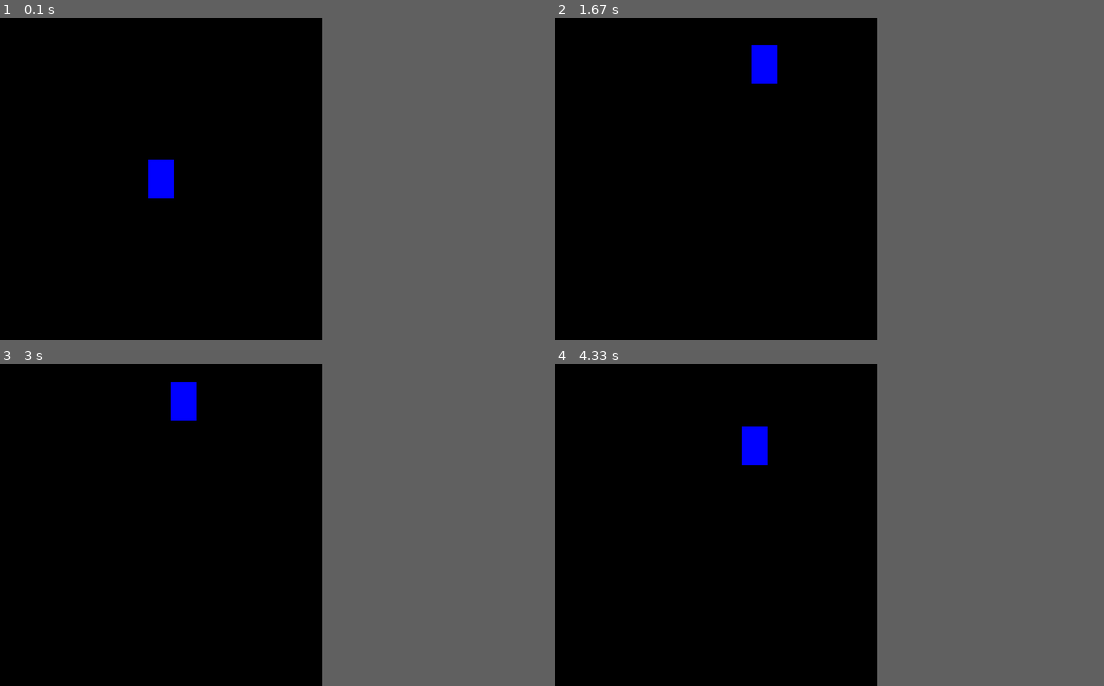
Above: before the commit, frames 1-4 (two rows, left to right).
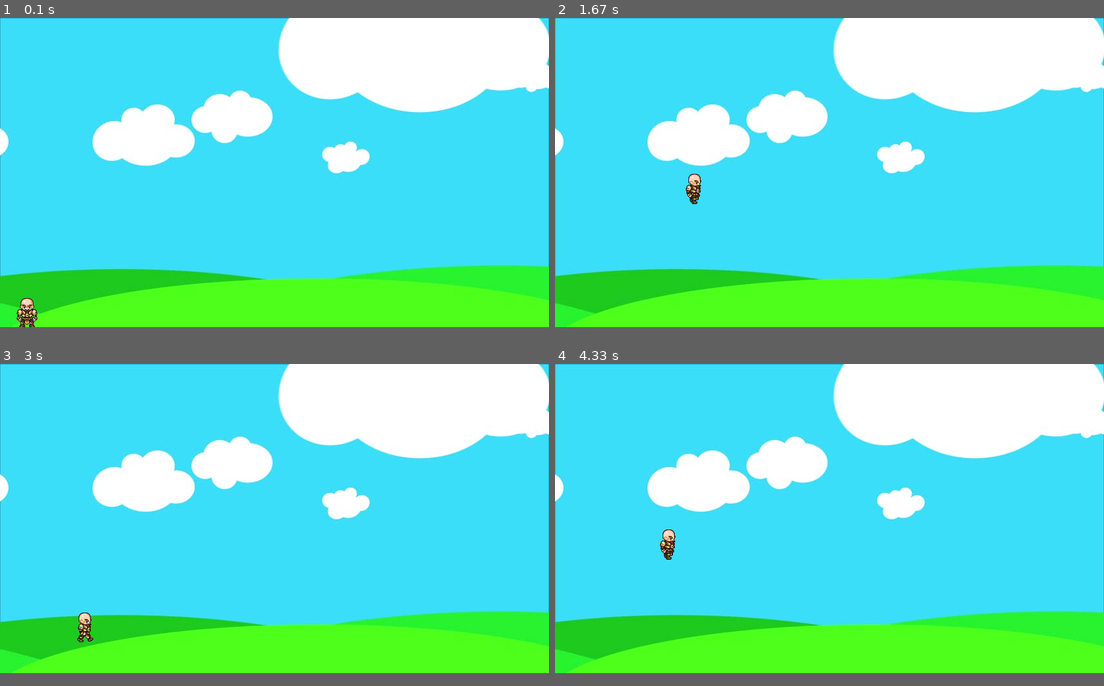
Above: after the commit, the same moments.

Repository: JeremySNL/PygameLearn
Game: pygame game, started from key_movements.py
Two runs of this game, one before a commit and one after it. Both use one fixed random seed, a clock stepped at 60 frames per second and the inputs below.
Inputs:
- Up to frame 1 (0.1 s): no input
- Up to frame 2 (1.67 s): hold Space 0.33-0.8 s; hold Right 0.33-0.8 s; hold Right 0.83-1.3 s; tap Space at 0.9, 1.2, 1.4 s; hold Right from 1.33 s (still down)
- Up to frame 3 (3 s): tap Space at 1.7, 1.9, 2.2, 2.47, 2.77, 2.9 s; release Right at 1.8 s; hold Left 1.83-2.37 s; hold Left 2.4-2.8 s; hold Right from 2.83 s (still down)
- Up to frame 4 (4.33 s): tap Space at 3.2, 3.57, 3.87, 4.07 s; release Right at 3.47 s; hold Left 3.5-3.97 s; hold Right from 4 s (still down)
In our replay, the window is 500x500 before the commit and 852x480 after it. These sizes can differ from the game's own. Grey fills any space a smaller window leaves; there, only what the larger window draws over its background counts as a difference.

The runs differ from the first frame. In frame 1, 75% of the frame differs, in the area x 0-100%, y 0-96%; in frame 2, 75%; in frame 3, 75%; in frame 4, 75%.

Commit message:
Animaciones y Sprites, cambio de delay a clock

Diff:
--- a/key_movements.py
+++ b/key_movements.py
@@ -4,28 +4,59 @@
 #inicializando pygame
 pygame.init()
 #Creando la ventana (width, height)
-screen_width = 500
-screen_height = 500
+screen_width = 852
+screen_height = 480
 window = pygame.display.set_mode((screen_width, screen_height))
 #Titulo de la ventana
 pygame.display.set_caption("The Game")
 
+#Cargando las imagenes para las animaciones
+walkRight = [pygame.image.load('R1.png'), pygame.image.load('R2.png'), pygame.image.load('R3.png'), pygame.image.load('R4.png'), pygame.image.load('R5.png'), pygame.image.load('R6.png'), pygame.image.load('R7.png'), pygame.image.load('R8.png'), pygame.image.load('R9.png')]
+walkLeft = [pygame.image.load('L1.png'), pygame.image.load('L2.png'), pygame.image.load('L3.png'), pygame.image.load('L4.png'), pygame.image.load('L5.png'), pygame.image.load('L6.png'), pygame.image.load('L7.png'), pygame.image.load('L8.png'), pygame.image.load('L9.png')]
+bg = pygame.image.load('bg.jpg')
+char = pygame.image.load('standing.png')
+
 #Variables
 red = (0,0,255)
 run = True
-x = 230
-y = 220
+x = 10
+y = 420
 width = 40
 height = 60
 vel = 5
-
 isjumping = False
 jumpCount = 10
+right = False
+left = False
+stepCount = 0
+clock = pygame.time.Clock()
+
+def redrawScreen():
+    global stepCount
+    #Rellena el fondo de la pantalla
+    window.blit(bg, (0,0))
+
+    if stepCount+1 >= 27:
+        stepCount = 0
+
+    if left:
+        window.blit(walkLeft[stepCount//3], (x, y))
+        stepCount += 1
+    elif right:
+        window.blit(walkRight[stepCount//3], (x, y))
+        stepCount += 1
+    else:
+        window.blit(char, (x, y))
+
+    #Actualizar los movimientos en pantalla
+    pygame.display.update()
+
 
 #Bucle principal
 while run:
     #Incluyendo delay a los eventos para que no vaya tan rapido (x millisengundos de delay)
-    pygame.time.delay(80)
+    #pygame.time.delay(50)
+    clock.tick(27)
 
     #Bucle de eventos
     for event in pygame.event.get():
@@ -38,14 +69,19 @@
     #Limitaciones al movimiento añadido con la condicional despues del and
     if keys[pygame.K_LEFT] and x >= vel:
         x -= vel
-    if keys[pygame.K_RIGHT] and x < (screen_width - width):
+        left = True
+        right = False
+
+    elif keys[pygame.K_RIGHT] and x < (screen_width - width):
         x += vel
+        left = False
+        right = True
+    else:
+        stepCount = 0
+        left = False
+        right = False
     #Mecanica de salto
     if not(isjumping):
-        if keys[pygame.K_UP] and y >= vel:
-            y -= vel
-        if keys[pygame.K_DOWN] and y < (screen_height - height):
-            y += vel
         if keys[pygame.K_SPACE]:
             isjumping = True
     else:
@@ -60,15 +96,6 @@
             isjumping = False
             jumpCount = 10
 
-    #Otra opcion, asignarle movimiento al mouse
-    #x, y = pygame.mouse.get_pos()
-
-    #rellenar la pantalla
-    window.fill((0,0,0))
-    #Dibujar el rectangulo que moveremos por la pantalla
-    pygame.draw.rect(window, red, (x, y, width, height))
-    #Actualizar los movimientos en pantalla
-    pygame.display.update()
-
+    redrawScreen()
 #Fin del juego
 pygame.quit()
Binary file added: L1.png
Binary file added: L10E.png
Binary file added: L11E.png
Binary file added: L1E.png
Binary file added: L2.png
Binary file added: L2E.png
Binary file added: L3.png
Binary file added: L3E.png
Binary file added: L4.png
Binary file added: L4E.png
Binary file added: L5.png
Binary file added: L5E.png
(and 31 more such lines)
